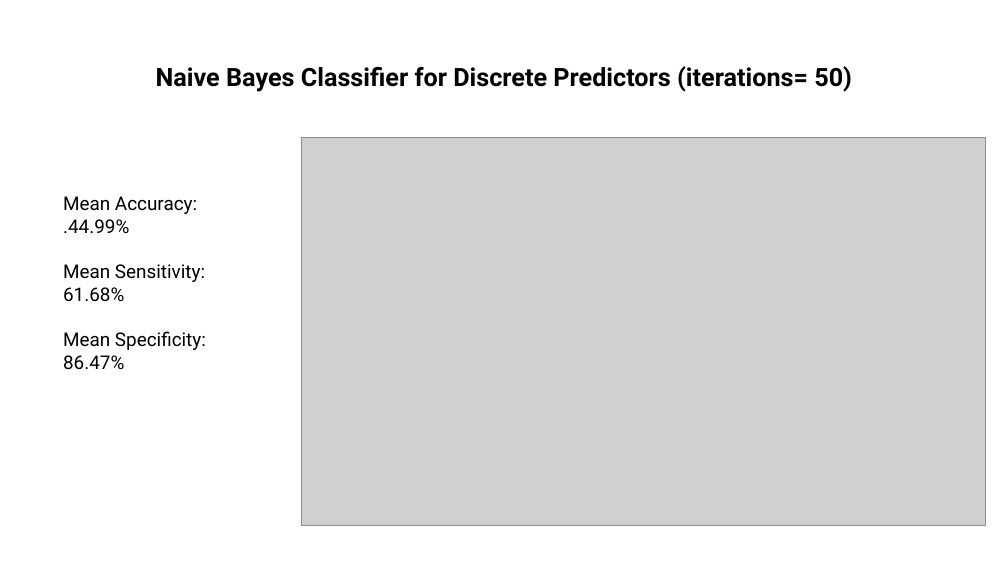
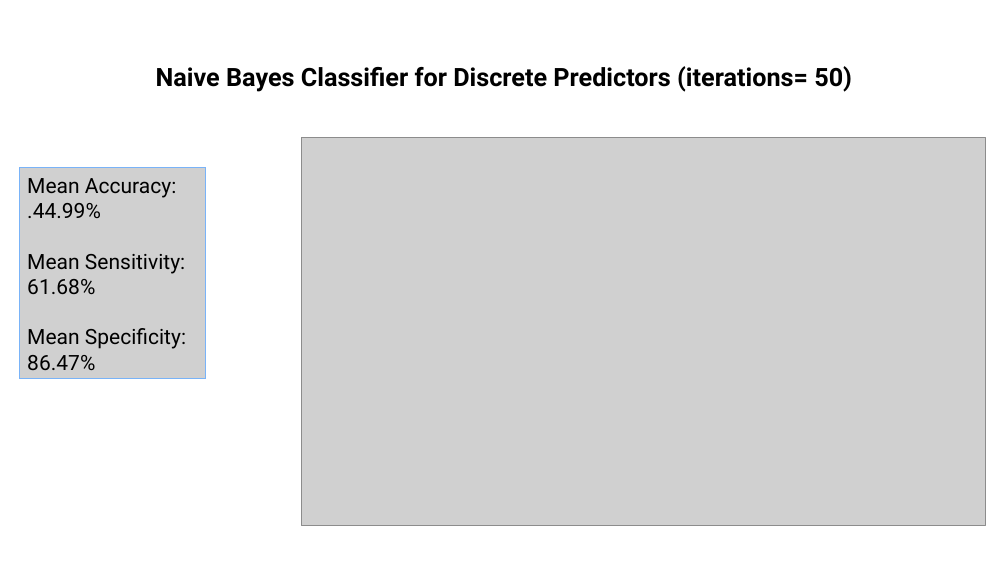
Before and after one commit to C-Stewart-GH/DDS_6306_CS1, a slide deck: slide 14 of Final_CS1_Presentation_DDS_6306.pptx (slide 16 before the commit). Drawn at 1008x567 pixels with LibreOffice and Linux fonts; fonts in the diff are those of the drawing; grey boxes stand for pictures; background and template pictures are left out. Boxes give left, top, right and bottom in pixels: in the first picture for what was removed or moved away, otherwise in the second. Text is boxed around its words. In the diff, an @@ line names an element or a change of style, - is before the commit and + after.

```diff
--- a/Final_CS1_Presentation_DDS_6306.pptx
+++ b/Final_CS1_Presentation_DDS_6306.pptx
@@ picture added at box(20, 168, 206, 379), 20 pt, text #000000 @@
+Mean Accuracy:
+.44.99%
+Mean Sensitivity:
+61.68%
+Mean Specificity:
+86.47%
@@ text removed at box(63, 196, 206, 369) @@
-Mean Accuracy:
-.44.99%
-Mean Sensitivity:
-61.68%
-Mean Specificity:
-86.47%
```
Also in this commit, not shown: 4 other slides changed, 2 slides removed, 1 other file.
